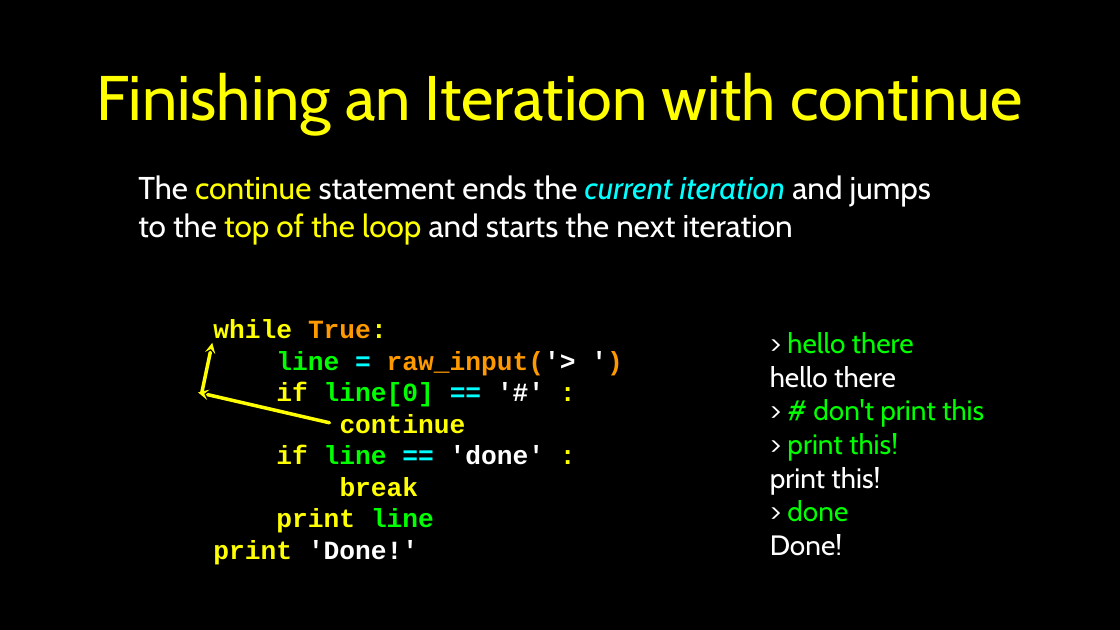
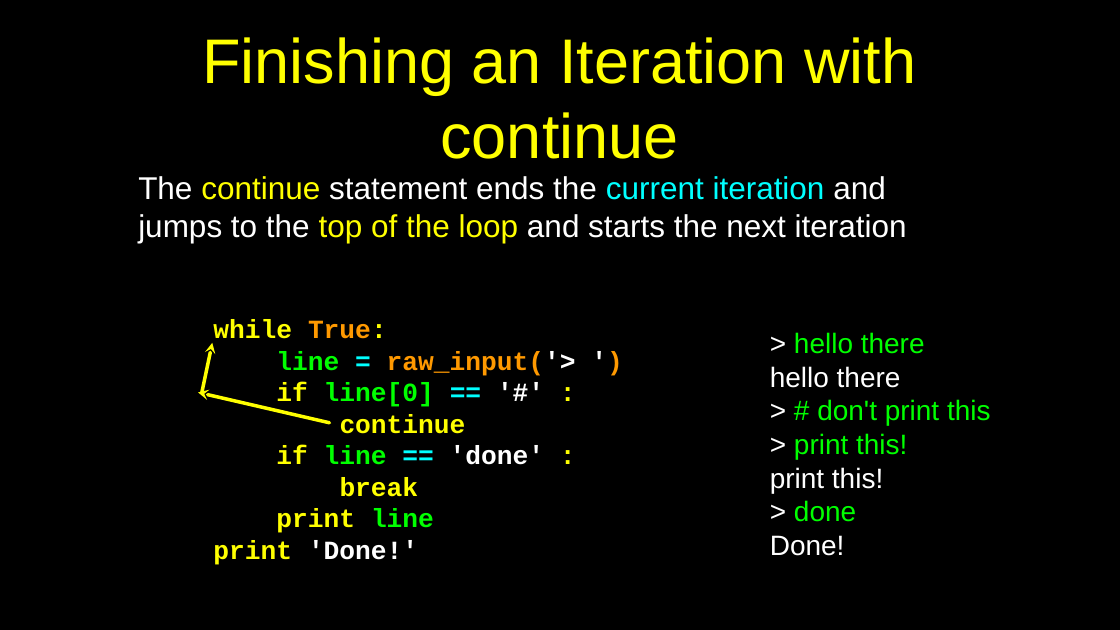
Before and after one commit to csev/py4e, a slide deck: slide 9 of lectures3/Pythonlearn-05-Iterations.pptx. Drawn at 1120x630 pixels with LibreOffice and Linux fonts; fonts in the diff are those of the drawing. Boxes give left, top, right and bottom in pixels: in the first picture for what was removed or moved away, otherwise in the second. Text is boxed around its words. In the diff, an @@ line names an element or a change of style, - is before the commit and + after.

```diff
--- a/lectures3/Pythonlearn-05-Iterations.pptx
+++ b/lectures3/Pythonlearn-05-Iterations.pptx
@@ title "Finishing an Iteration with continue" at [202,37,916,159]: font Cabin to Arial @@
@@ text "The continue statement ends the ..." at [138,176,907,243]: font Cabin to Arial; italic off in "current iteration" @@
@@ text "> hello there" at [770,332,991,556]: font Cabin to Arial @@
```
Also in this commit, not shown: 50 other slides changed, 13 other files.
